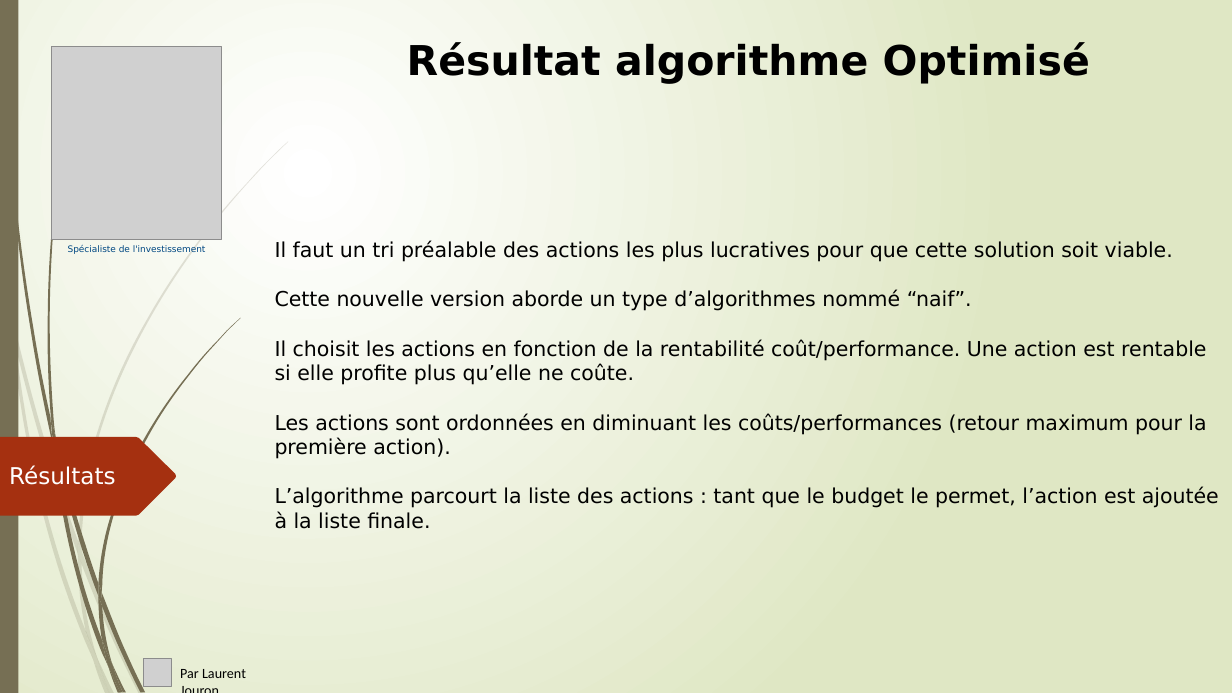
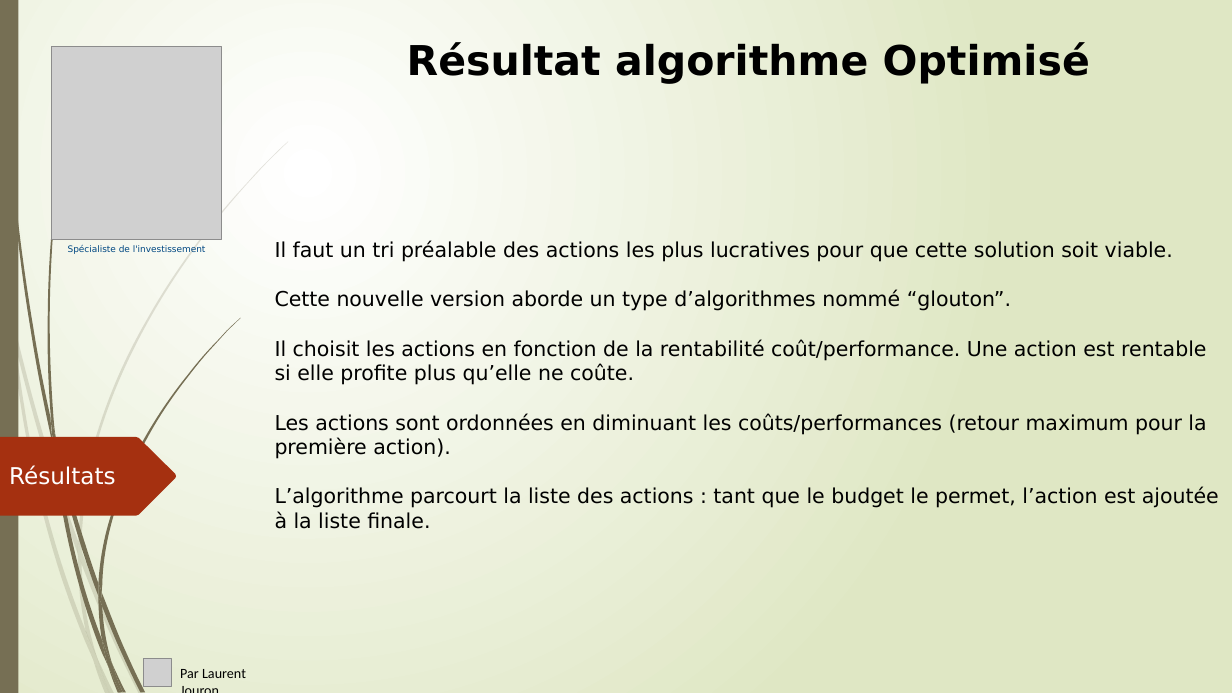
Before and after one commit to LaurentJouron/Python_algo_invest_trade, a slide deck: slide 17 of pptx/algo invest.pptx (slide 16 before the commit). Drawn at 1232x693 pixels with LibreOffice and Linux fonts; fonts in the diff are those of the drawing; grey boxes stand for pictures. Boxes give left, top, right and bottom in pixels: in the first picture for what was removed or moved away, otherwise in the second. Text is boxed around its words. In the diff, an @@ line names an element or a change of style, - is before the commit and + after.

```diff
--- a/pptx/algo invest.pptx
+++ b/pptx/algo invest.pptx
@@ text at (275,290,1011,311): text changed @@
-Cette nouvelle version aborde un type d’algorithmes nommé “naif”.
+Cette nouvelle version aborde un type d’algorithmes nommé “glouton”.
```
Also in this commit, not shown: 2 other slides changed, 1 slide added, 2 other files.
